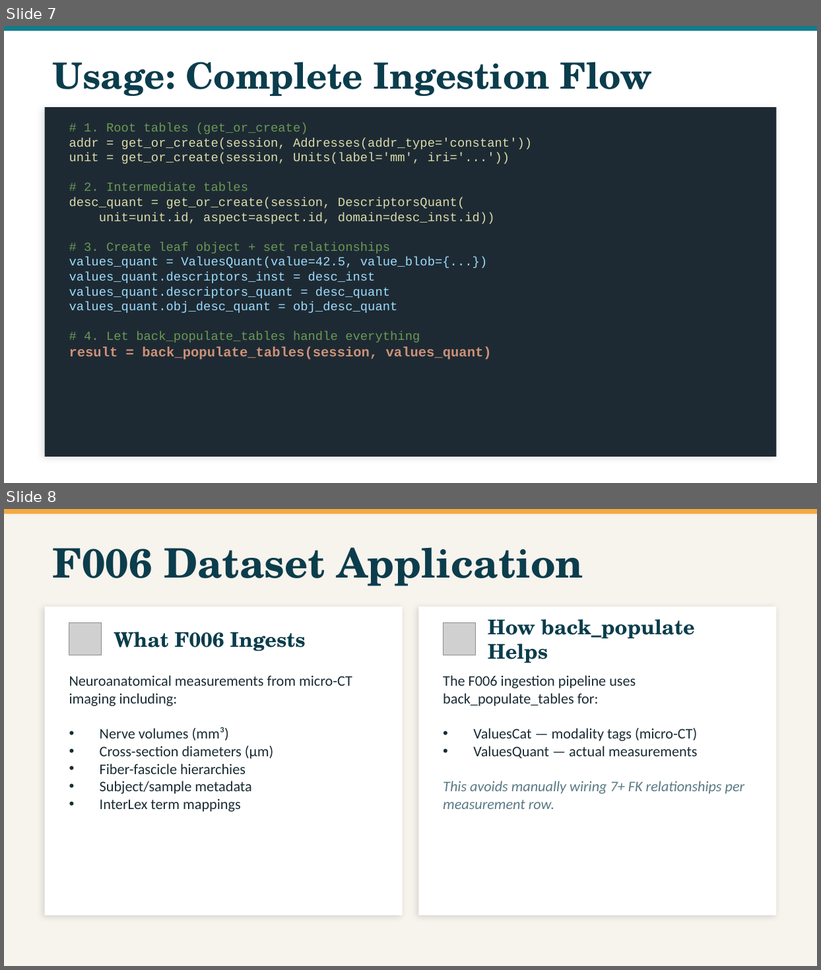
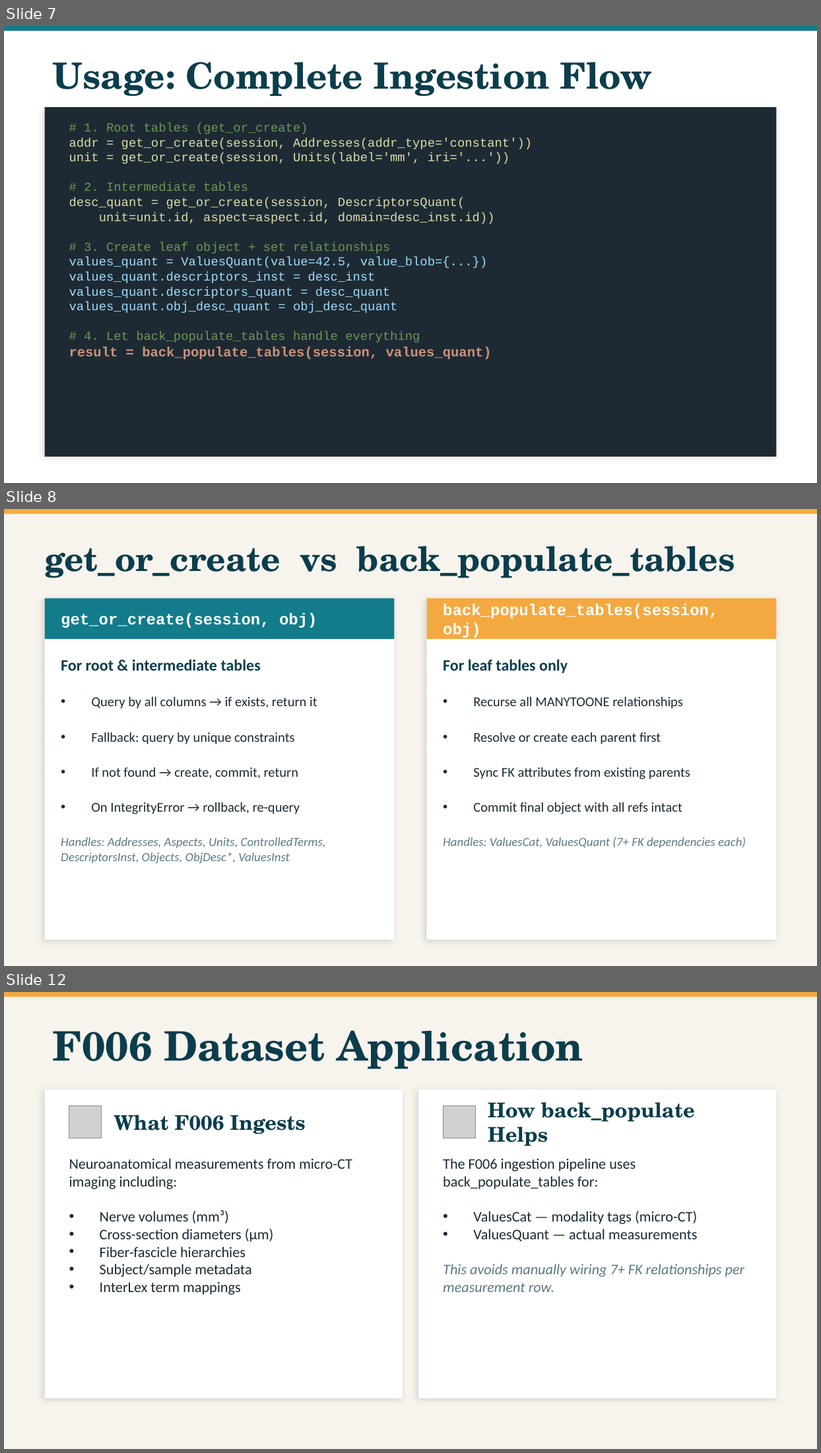
Before and after one commit to tmsincomb/quantitative-db, a slide deck: back_populate_tables.pptx. Shown one above the other, each under a label of ours: slides 7 and 8 before the commit, slides 7, 8 and 12 after it; the slides between them are not shown. The pictures are 821x970 and 821x1453 pixels, drawn with LibreOffice and Linux fonts; fonts in the diff are those of the drawing; grey boxes stand for pictures. Boxes give left, top, right and bottom in pixels: in the first picture for what was removed or moved away, otherwise in the second. Text is boxed around its words. In the diff, an @@ line names an element or a change of style, - is before the commit and + after.

```diff
--- a/back_populate_tables.pptx
+++ b/back_populate_tables.pptx
@@ slide 8 added at bbox=[4, 509, 817, 966], background #F7F3ED @@
@@ rectangle added at bbox=[4, 509, 817, 514], fill #F4A940 @@
@@ text added at bbox=[45, 546, 735, 578], 30 pt, text #0B3D4C, bold @@
+get_or_create vs back_populate_tables
@@ rectangle added at bbox=[45, 599, 394, 940], fill #FFFFFF @@
@@ rectangle added at bbox=[45, 599, 394, 639], fill #127C8B @@
@@ rectangle added at bbox=[427, 599, 776, 940], fill #FFFFFF @@
@@ rectangle added at bbox=[427, 599, 776, 639], fill #F4A940 @@
@@ text added at bbox=[443, 604, 718, 638], 14 pt, text #FFFFFF, bold @@
+back_populate_tables(session, obj)
@@ text added at bbox=[61, 613, 318, 628], 14 pt, text #FFFFFF, bold @@
+get_or_create(session, obj)
@@ text added at bbox=[61, 659, 326, 863], 12 pt, text #1A2B33 @@
+For root & intermediate tables
+• Query by all columns → if exists, return it
+• Fallback: query by unique constraints
+• If not found → create, commit, return
+• On IntegrityError → rollback, re-query
+Handles: Addresses, Aspects, Units, ControlledTerms, DescriptorsInst, Objects, ObjDesc*, ValuesInst
@@ text added at bbox=[443, 659, 746, 848], 12 pt, text #1A2B33 @@
+For leaf tables only
+• Recurse all MANYTOONE relationships
+• Resolve or create each parent first
+• Sync FK attributes from existing parents
+• Commit final object with all refs intact
+Handles: ValuesCat, ValuesQuant (7+ FK dependencies each)
@@ what was slide 8 is now slide 12 @@
```
Also in this commit, not shown: 3 other slides added, 1 other file.
